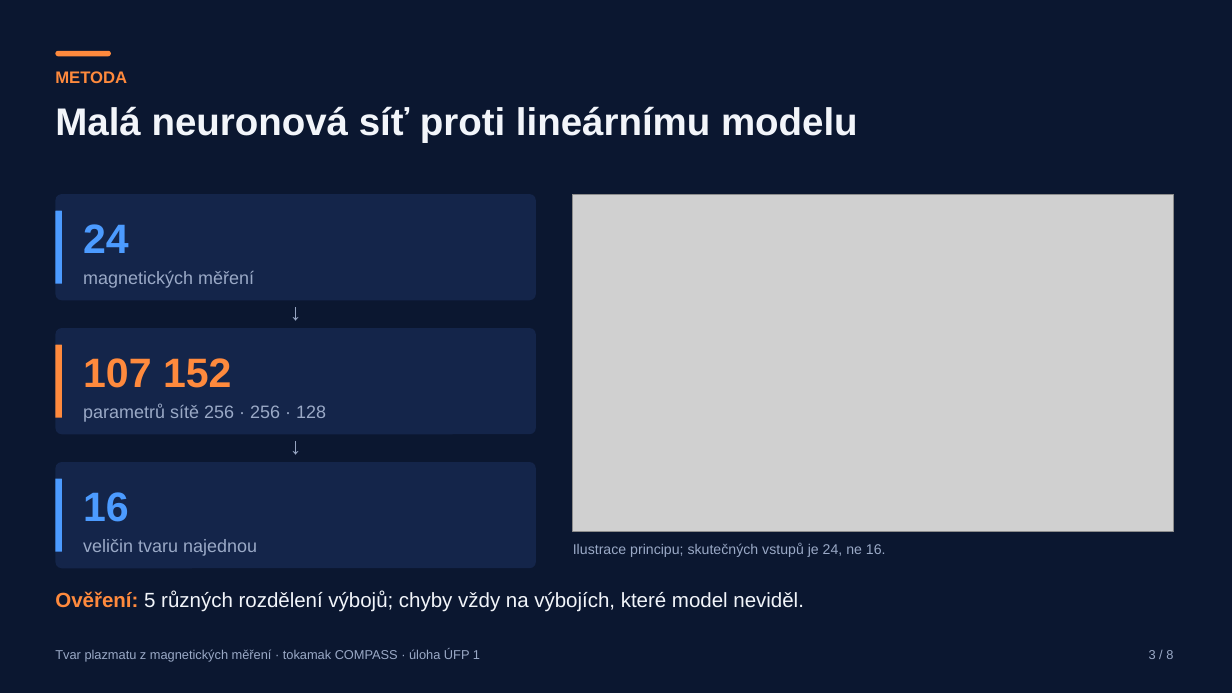
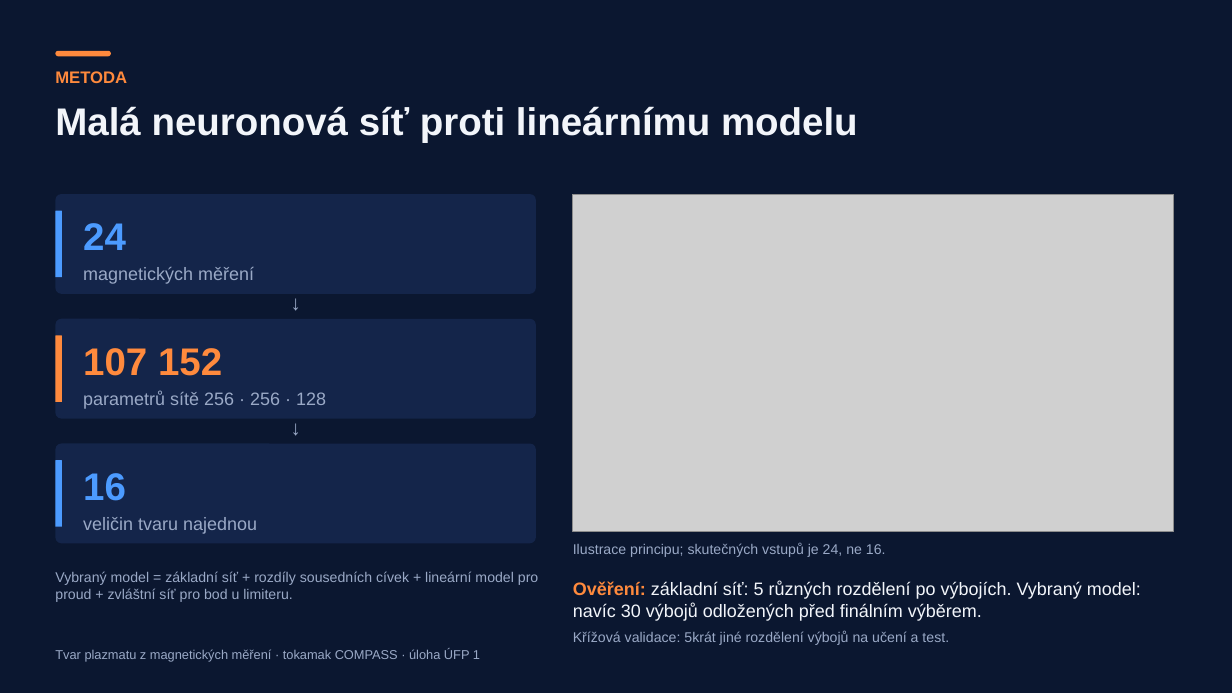
Before and after one commit to mschiller890/hackathon, a slide deck: slide 4 of presentation/deck/slides.pptx. Drawn at 1232x693 pixels with LibreOffice and Linux fonts; fonts in the diff are those of the drawing; grey boxes stand for pictures. Boxes give left, top, right and bottom in pixels: in the first picture for what was removed or moved away, otherwise in the second. Text is boxed around its words. In the diff, an @@ line names an element or a change of style, - is before the commit and + after.

```diff
--- a/presentation/deck/slides.pptx
+++ b/presentation/deck/slides.pptx
@@ rounded rectangle: place and size @@
-rounded rectangle at (55, 194, 536, 300)
+rounded rectangle at (55, 194, 536, 294)
@@ rounded rectangle: place and size @@
-rounded rectangle at (55, 211, 62, 284)
+rounded rectangle at (55, 211, 62, 277)
@@ text "magnetických měření": place and size @@
-text "magnetických měření" at (83, 271, 254, 288)
+text "magnetických měření" at (83, 267, 254, 284)
@@ text "↓": place and size @@
-text "↓" at (55, 298, 536, 330)
+text "↓" at (55, 290, 536, 320)
@@ text "↓" at (55, 290, 536, 320): size 18 to 16 pt @@
@@ rounded rectangle: place and size @@
-rounded rectangle at (55, 328, 536, 434)
+rounded rectangle at (55, 319, 536, 419)
@@ rounded rectangle: place and size @@
-rounded rectangle at (55, 345, 62, 418)
+rounded rectangle at (55, 335, 62, 402)
@@ text "107 152": place and size @@
-text "107 152" at (83, 358, 232, 388)
+text "107 152" at (83, 348, 222, 376)
@@ text "parametrů sítě 256 · 256 ...": place and size @@
-text "parametrů sítě 256 · 256 ..." at (83, 404, 326, 422)
+text "parametrů sítě 256 · 256 ..." at (83, 391, 326, 409)
@@ text "↓": place and size @@
-text "↓" at (55, 432, 536, 464)
+text "↓" at (55, 415, 536, 445)
@@ text "↓" at (55, 415, 536, 445): size 18 to 16 pt @@
@@ rounded rectangle: place and size @@
-rounded rectangle at (55, 462, 536, 568)
+rounded rectangle at (55, 444, 536, 543)
@@ rounded rectangle: place and size @@
-rounded rectangle at (55, 479, 62, 552)
+rounded rectangle at (55, 460, 62, 527)
@@ size 32 to 30 pt in 3 elements at (83, 223, 126, 250), (83, 348, 222, 376), (83, 473, 126, 501) @@
@@ text "16": place and size @@
-text "16" at (83, 492, 129, 522)
+text "16" at (83, 473, 126, 501)
@@ text "veličin tvaru najednou": place and size @@
-text "veličin tvaru najednou" at (83, 539, 257, 556)
+text "veličin tvaru najednou" at (83, 517, 257, 534)
@@ text added at (55, 571, 538, 602), 11 pt, text #9AA9C6 @@
+Vybraný model = základní síť + rozdíly sousedních cívek + lineární model pro proud + zvláštní síť pro bod u limiteru.
@@ text at (573, 581, 1141, 645): text changed; size 16 to 14 pt @@
-Ověření: 5 různých rozdělení výbojů; chyby vždy na výbojích, které model neviděl.
+Ověření: základní síť: 5 různých rozdělení po výbojích. Vybraný model: navíc 30 výbojů odložených před finálním výběrem.
+Křížová validace: 5krát jiné rozdělení výbojů na učení a test.
@@ text removed at (1149, 650, 1173, 659) @@
-3 / 8
```
Also in this commit, not shown: 13 other slides changed, 1 other file.
